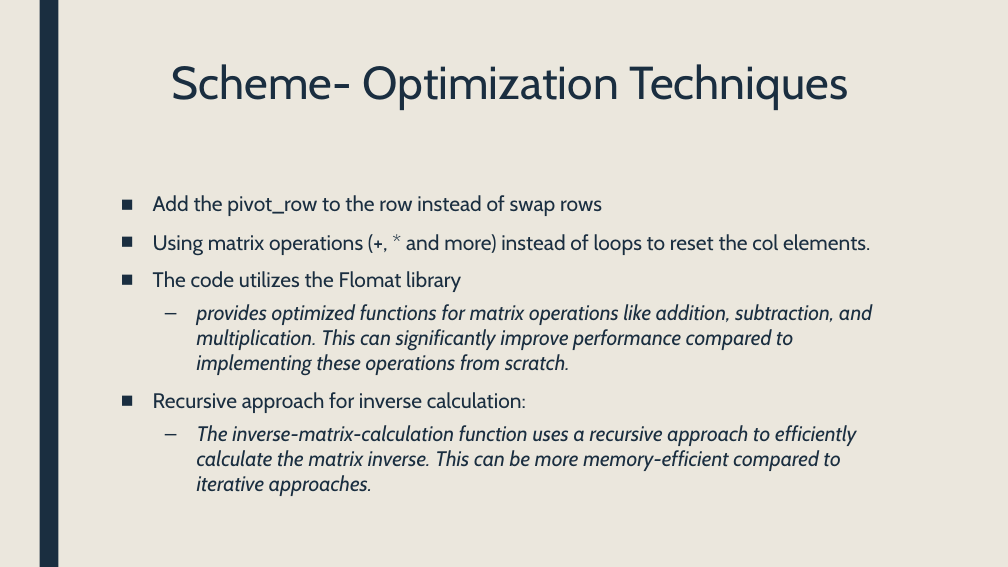
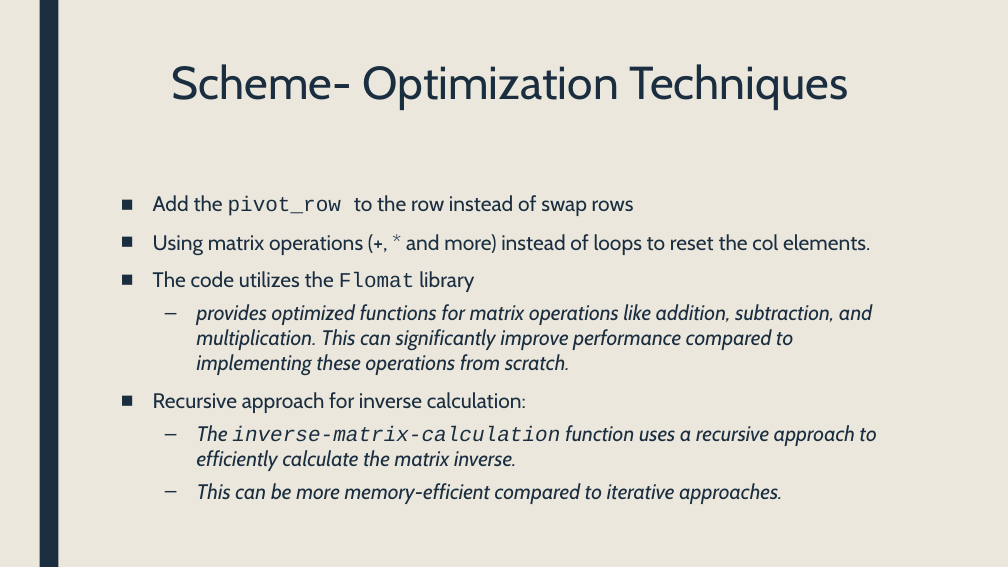
Before and after one commit to VitalMarciano/Matrix-methods, a slide deck: slide 10 of Matrix_Properties_Algorithms[1].pptx. Drawn at 1008x567 pixels with LibreOffice and Linux fonts; fonts in the diff are those of the drawing. Boxes give left, top, right and bottom in pixels: in the first picture for what was removed or moved away, otherwise in the second. Text is boxed around its words. In the diff, an @@ line names an element or a change of style, - is before the commit and + after.

```diff
--- a/Matrix_Properties_Algorithms[1].pptx
+++ b/Matrix_Properties_Algorithms[1].pptx
@@ text at (153,195,634,292): font Cabin to Courier New in "pivot_row", "Flomat" @@
@@ text at (197,425,877,504): text changed @@
-  – The inverse-matrix-calculation function uses a recursive approach to efficiently calculate the matrix inverse. This can be more memory-efficient compared to iterative approaches.
+  – The inverse-matrix-calculation function uses a recursive approach to efficiently calculate the matrix inverse.
+  – This can be more memory-efficient compared to iterative approaches.
```
Also in this commit, not shown: 9 other slides changed, 1 slide added, 2 other files.
